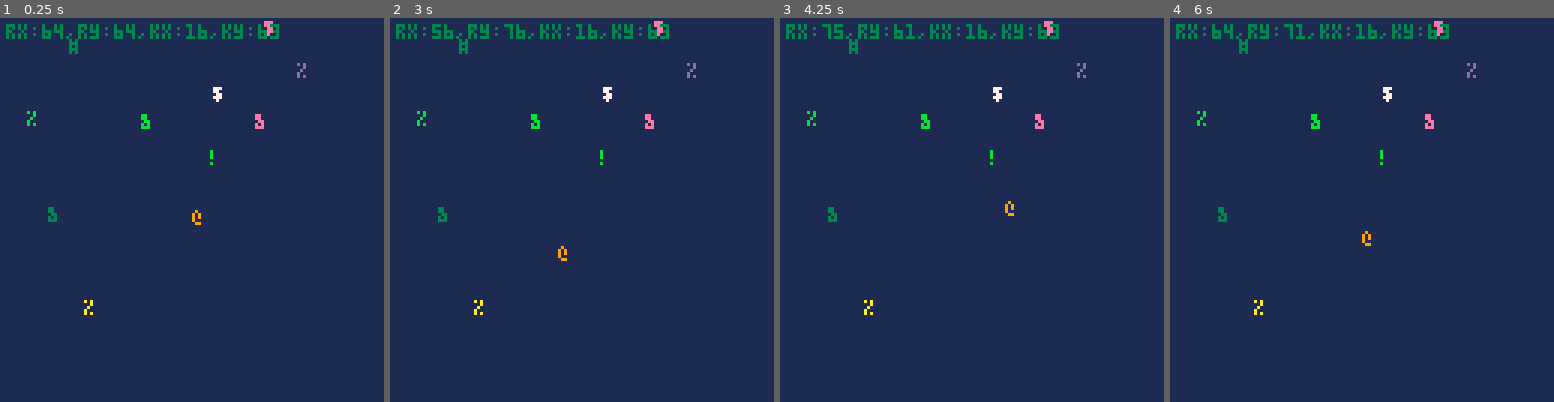
Above: before the commit, frames 1-4 (left to right).
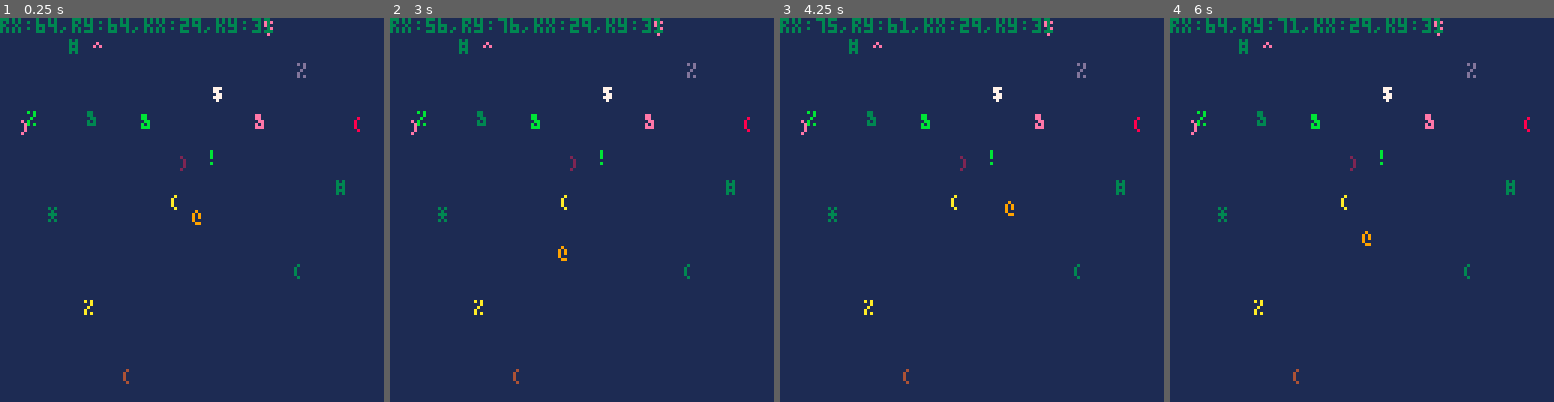
Above: after the commit, the same moments.

Repository: jmahoney/rfk-pico8
Game: PICO-8 cartridge rfk.p8
Two runs of this game, one before a commit and one after it. Both use one fixed random seed, a clock stepped at 60 frames per second and the inputs below.
Inputs:
- Up to frame 1 (0.25 s): no input
- Up to frame 2 (3 s): hold Left 1.97-2.37 s; hold Down 2.42-2.82 s; hold Right from 2.87 s (still down)
- Up to frame 3 (4.25 s): release Right at 3.53 s; hold Up 3.58-4.08 s; hold Right from 4.13 s (still down)
- Up to frame 4 (6 s): release Right at 4.53 s; hold Down 4.58-5.08 s; hold Left 5.13-5.8 s; hold Up from 5.85 s (still down)

The runs differ from the first frame. In frame 1, 2.0% of the frame differs, in the area x 0-94%, y 0-96%; in frame 2, 1.9%; in frame 3, 2.0%; in frame 4, 2.0%.

Commit message:
working on game state

Diff:
--- a/rfk.p8
+++ b/rfk.p8
@@ -6,8 +6,6 @@
     debug = true
 
     sfx_timer = 0
-
-    success_message = "you found kittem! good robot!"
 
     non_kitten_items = {
         "it's an empty box",
@@ -30,17 +28,18 @@
         "a thing your aunt gave you which you don't know what it is",
     }
 
-    item_glyphs = {"!","#","$","%","^","&","*","(",")"}
-
-    robot_color = 9
+    kitten_found = false
+    non_kitten_item_found = false
+    current_non_kitten_item = nil
+
+    background_color = 1
     checked_item_color = 12
-    background_color = 1
-
-    found_non_kittem_item = false
-    found_kitten = false
 
     max_x = 125
     max_y = 123
+
+    robot_can_move = true
+    robot_color = 9
     robot_start_x = 64
     robot_start_y = 64
 
@@ -49,27 +48,26 @@
     robot["y"] = robot_start_y
     robot["glyph"] = "@"
 
+    item_glyphs = {"!","#","$","%","^","&","*","(",")"}
     items = {}
-    foreach(item_glyphs, create_item)
+    foreach(non_kitten_items, create_item)
 
     kitten = create_kitten()
     add(items, kitten)
 end
 
 function _update()
-
-    if (found_non_kittem_item) then
-
-    elseif (found_kitten) then
+    if kitten_found then
+
+    elseif non_kitten_item_found then
 
     else
         move_robot()
         check_collision()
-    end
-
-    if sfx_timer>0 then
-	    sfx_timer-=1
-	end
+        if sfx_timer>0 then
+	        sfx_timer-=1
+        end
+    end
 end
 
 function _draw()
@@ -77,24 +75,33 @@
     foreach(items, draw_item)
     draw_robot()
 
+    if kitten_found then
+        draw_kitten_found()
+    elseif non_kitten_item_found then
+        draw_non_kitten_item_found()
+    end
+
     if (debug) then draw_debug() end
 end
 
 function check_collision()
-    if robot.x == kitten.x and robot.y == kitten.y then
-        found_kitten = true
+    if robot.x == kitten.x  and robot.y == kitten.y then
+        kitten_found = true
         return
     end
 
     for i in all(items) do
         if i.x == robot.x and i.y == robot.y then
-            found_non_kittem_item = true
+            non_kitten_item_found = true
+            current_non_kitten_item = i
+            i.checked = true
             return
         end
     end
 end
 
-function create_item()
+--- oh dear
+function create_item(description)
     local item = {}
     local coords = pick_coords()
     item["checked"] = false;
@@ -103,6 +110,7 @@
     item["y"] = coords.y
     item["glyph"] = item_glyphs[flr(rnd(#item_glyphs))+1]
     item["color"] = random_color()
+    item["description"] = description
     add(items, item)
 end
 
@@ -110,6 +118,7 @@
     local kitten = {}
     local coords = pick_coords()
     kitten["is_kitten"] = true;
+    kitten["checked"] = false;
     kitten["x"] = coords.x
     kitten["y"] = coords.y
     kitten["glyph"] = item_glyphs[flr(rnd(#item_glyphs))+1]
@@ -119,7 +128,7 @@
 
 function draw_debug()
     local msg = "rx:"..robot.x..",ry:"..robot.y..",kx:"..kitten.x..",ky:"..kitten.y
-    print(msg, 2,2, 3);
+    print(msg, 0,0, 3);
 end
 
 function draw_item(item)
@@ -128,12 +137,21 @@
     print(item.glyph, item.x, item.y, color)
 end
 
+function draw_kitten_found()
+    rectfill(8, 8, 119, 119, 3)
+    print("you found kitten\nway to go robot!", 26, 26, 9)
+end
+
+function draw_non_kitten_item_found()
+    rectfill(8, 8, 119, 119, 3)
+    print(current_non_kitten_item.description, 26, 26, 9)
+end
+
 function draw_robot()
     print(robot.glyph, robot.x, robot.y, robot_color)
 end
 
 function move_robot()
-
     if btn(0) or btn(1) or btn(2) or btn(3) then
         psfx(0)
         if sfx_timer <= 0 then
Not shown, changed: CHANGELOG.md
